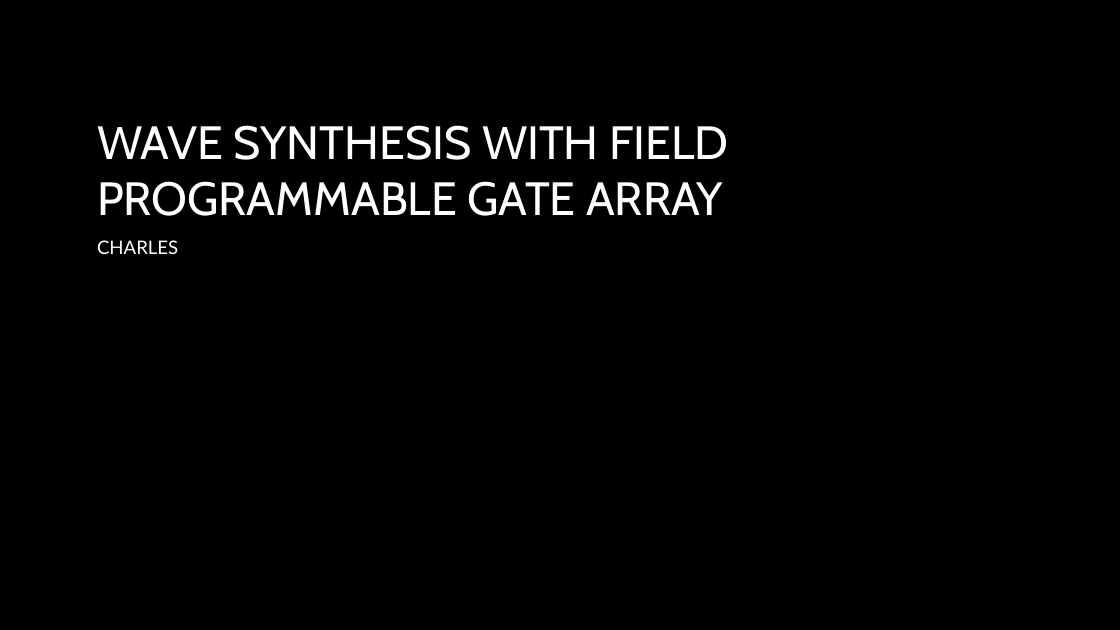
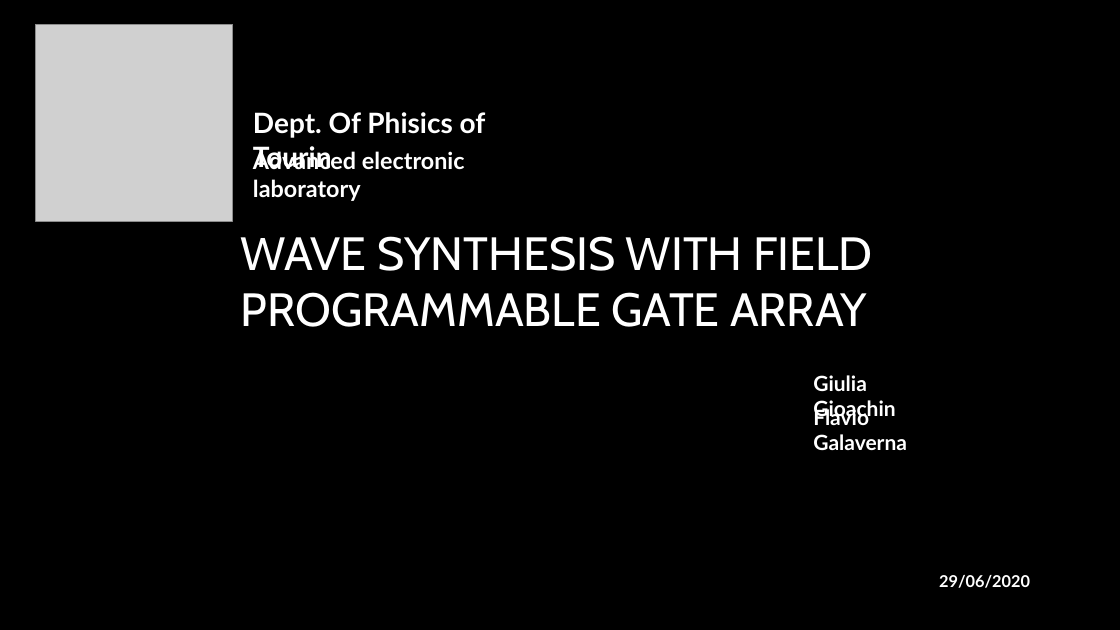
Before and after one commit to FlavioGala/giufla, a slide deck: slide 1 of projectSineWave/reports/PRESENTATION/Wave synthesis with field programmable gate array.pptx. Drawn at 1120x630 pixels with LibreOffice and Linux fonts; fonts in the diff are those of the drawing; grey boxes stand for pictures; background and template pictures are left out. Boxes give left, top, right and bottom in pixels: in the first picture for what was removed or moved away, otherwise in the second. Text is boxed around its words. In the diff, an @@ line names an element or a change of style, - is before the commit and + after.

Commit message:
flavio presentetion part's finished

```diff
--- a/projectSineWave/reports/PRESENTATION/Wave synthesis with field programmable gate array.pptx
+++ b/projectSineWave/reports/PRESENTATION/Wave synthesis with field programmable gate array.pptx
@@ picture added at (36,24,233,221) @@
@@ text added at (253,112,486,169), 24 pt, text #FFFFFF, bold @@
+Dept. Of Phisics of Tourin
@@ text added at (253,149,465,201), 20 pt, text #FFFFFF, bold @@
+Advanced electronic laboratory
@@ title "WAVE SYNTHESIS WITH FIELD PROGRAMMABLE ...": place and size @@
-title "WAVE SYNTHESIS WITH FIELD PROGRAMMABLE ..." at (97,125,728,216)
+title "WAVE SYNTHESIS WITH FIELD PROGRAMMABLE ..." at (241,236,872,327)
@@ subtitle removed at (97,240,178,254) @@
-CHARLES
@@ text added at (813,375,895,421), 18 pt, text #FFFFFF, bold @@
+Giulia Gioachin
@@ text added at (813,407,907,450), 18 pt, text #FFFFFF, bold @@
+Flavio Galaverna
@@ text added at (939,575,1030,588), 14 pt, text #FFFFFF, bold @@
+29/06/2020
```
Also in this commit, not shown: 4 other slides changed, 7 slides added, 1 slide removed, 17 other files.
